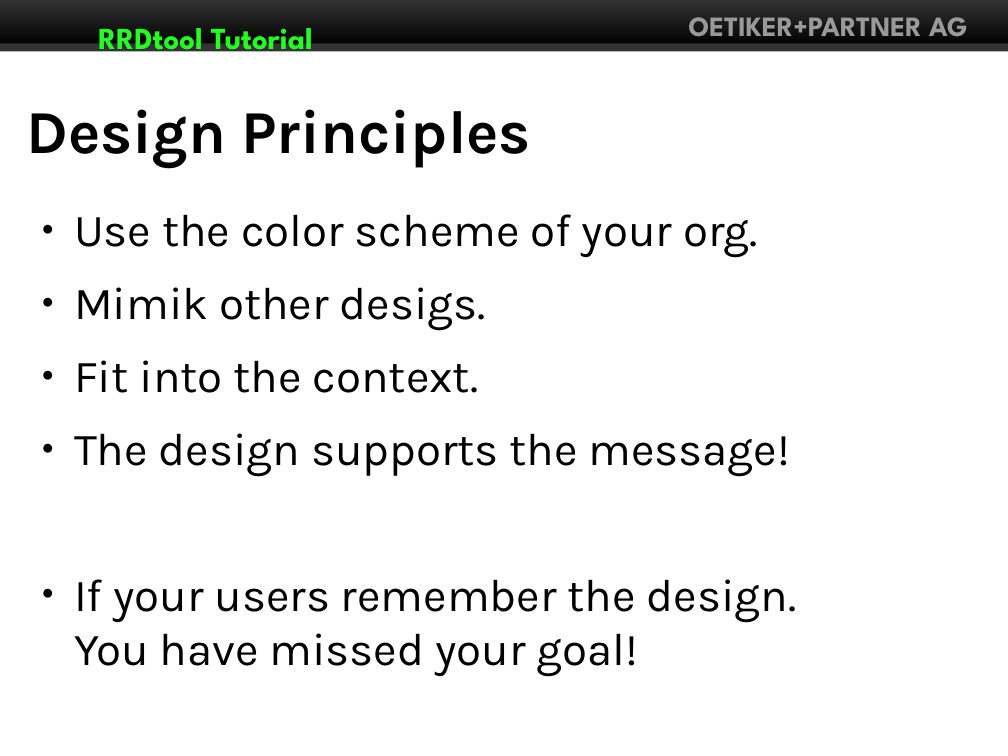
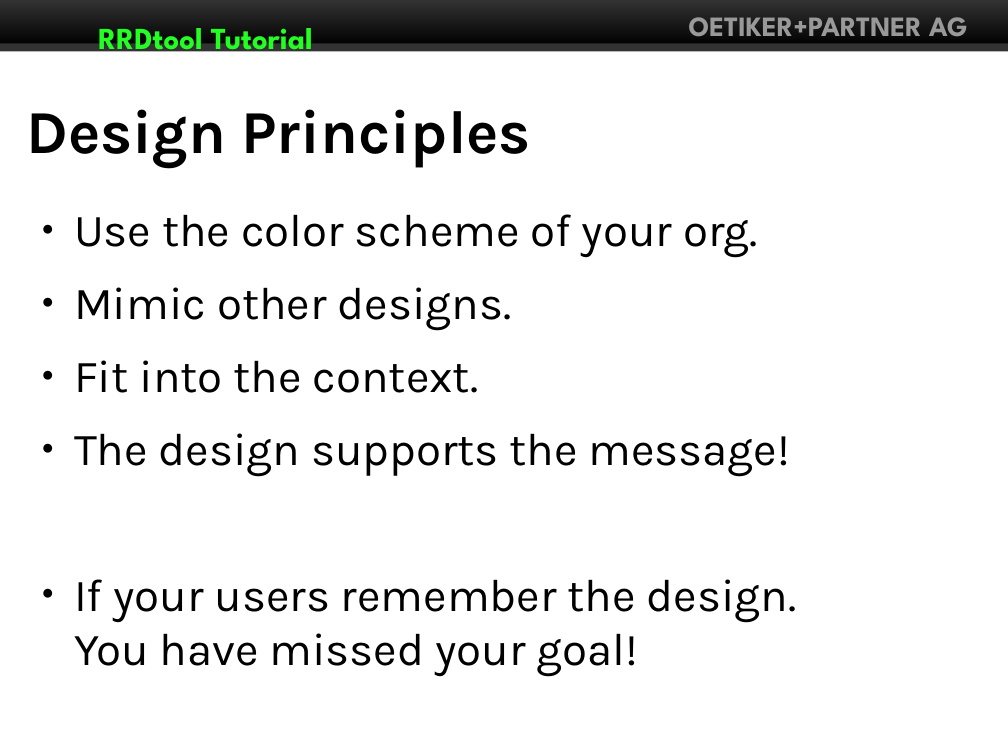
Before and after one commit to Distrotech/rrdtool, a slide deck: slide 36 of tutorial/linuxforum2007/rrdtutorial.odp (slide 35 before the commit). Drawn at 1008x756 pixels with LibreOffice and Linux fonts; fonts in the diff are those of the drawing. Boxes give left, top, right and bottom in pixels: in the first picture for what was removed or moved away, otherwise in the second. Text is boxed around its words. In the diff, an @@ line names an element or a change of style, - is before the commit and + after.

```diff
--- a/tutorial/linuxforum2007/rrdtutorial.odp
+++ b/tutorial/linuxforum2007/rrdtutorial.odp
@@ text at (x1=74, y1=287, x2=512, y2=330): text changed @@
-● Mimik other desigs.
+● Mimic other designs.
```
Also in this commit, not shown: 5 other slides changed, 1 slide added.
